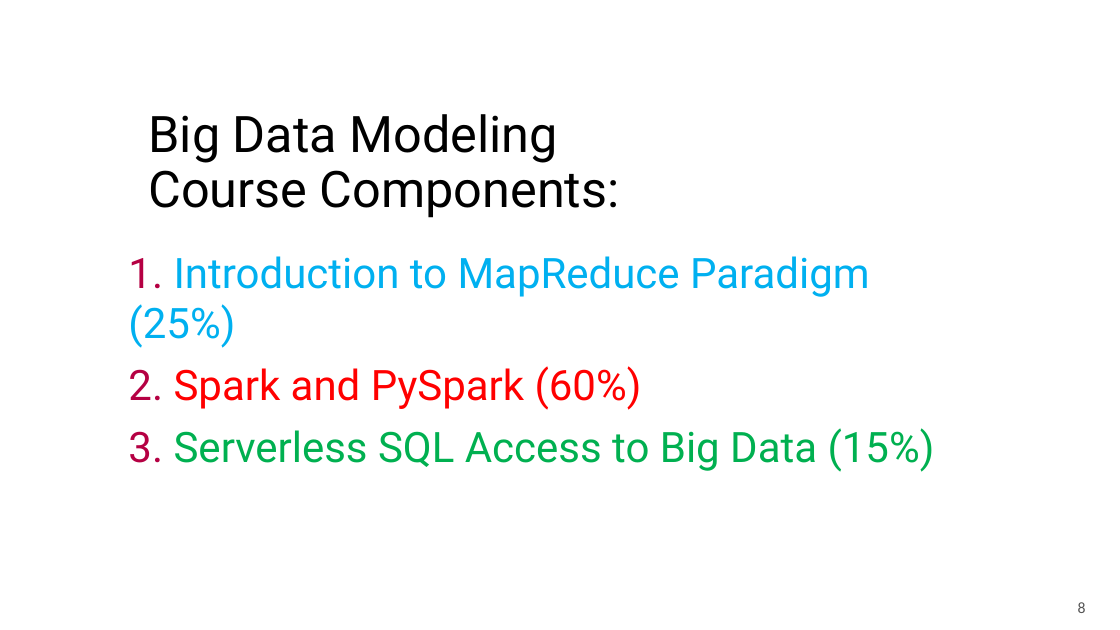
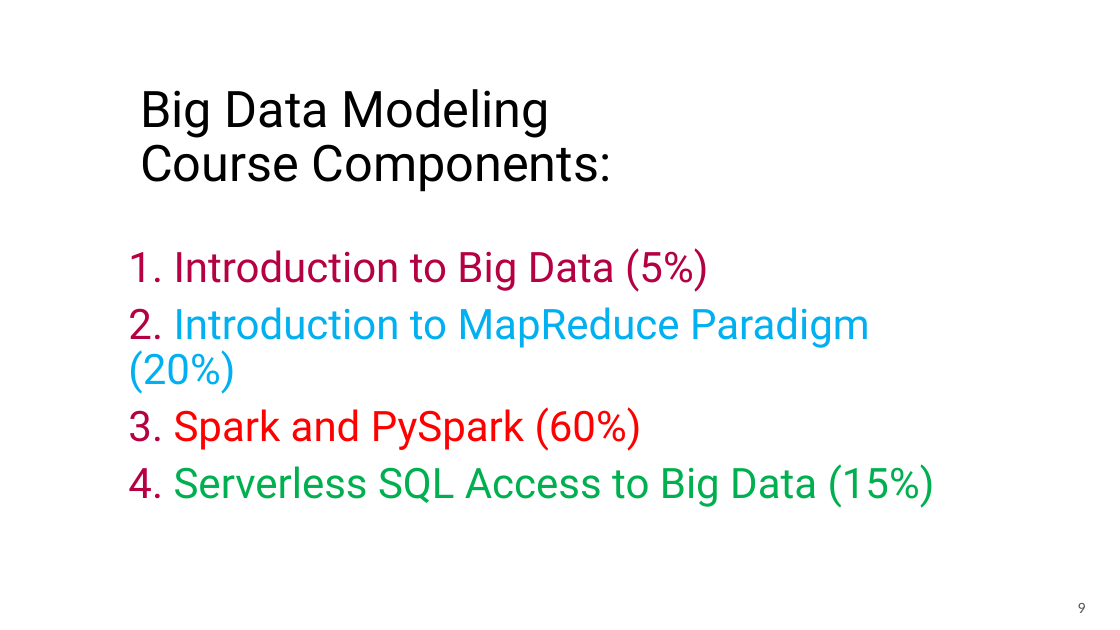
Before and after one commit to mahmoudparsian/big-data-modeling, a slide deck: slide 9 of course_information/COURSE_OUTLINE_10_WEEKS.pptx (slide 8 before the commit). Drawn at 1120x630 pixels with LibreOffice and Linux fonts; fonts in the diff are those of the drawing; background and template pictures are left out. Boxes give left, top, right and bottom in pixels: in the first picture for what was removed or moved away, otherwise in the second. Text is boxed around its words. In the diff, an @@ line names an element or a change of style, - is before the commit and + after.

```diff
--- a/course_information/COURSE_OUTLINE_10_WEEKS.pptx
+++ b/course_information/COURSE_OUTLINE_10_WEEKS.pptx
@@ title "Big Data Modeling Course Components:" moved from (x1=148, y1=114, x2=620, y2=218) to (x1=140, y1=89, x2=612, y2=192) @@
@@ subtitle at (x1=128, y1=248, x2=935, y2=508): text changed @@
-1. Introduction to MapReduce Paradigm (25%)
-2. Spark and PySpark (60%)
-3. Serverless SQL Access to Big Data (15%)
+1. Introduction to Big Data (5%)
+2. Introduction to MapReduce Paradigm (20%)
+3. Spark and PySpark (60%)
+4. Serverless SQL Access to Big Data (15%)
@@ page number at (x1=1078, y1=603, x2=1086, y2=613): text changed @@
-8
+9
```
Also in this commit, not shown: 23 other slides changed, 2 slides added, 2 other files.
